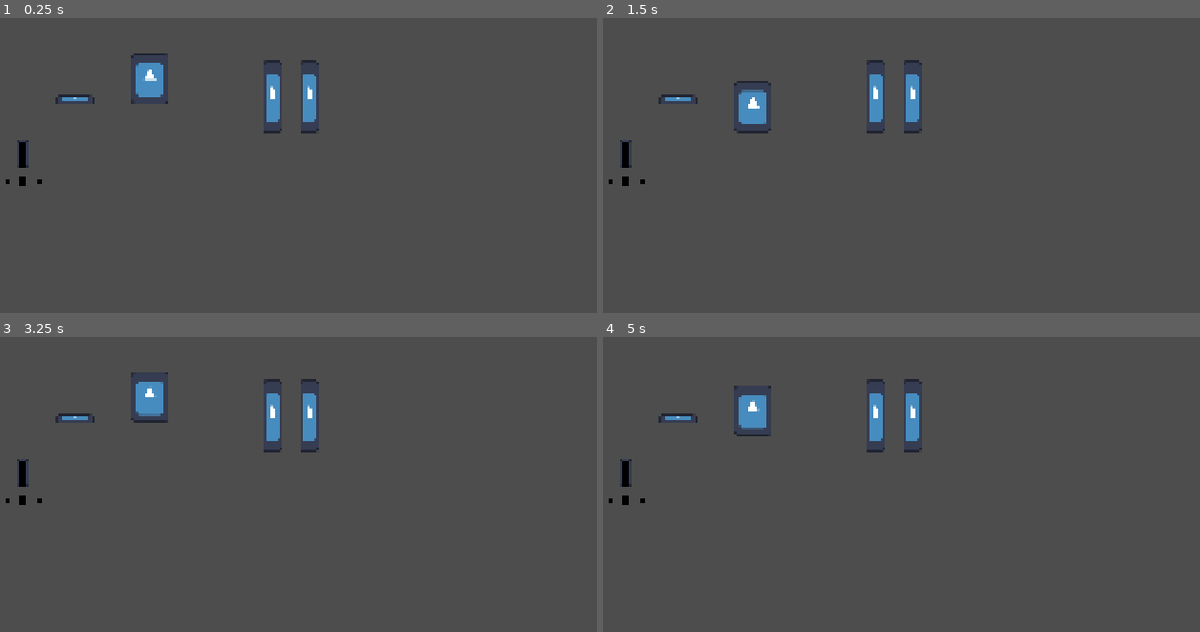
Above: before the commit, frames 1-4 (two rows, left to right).
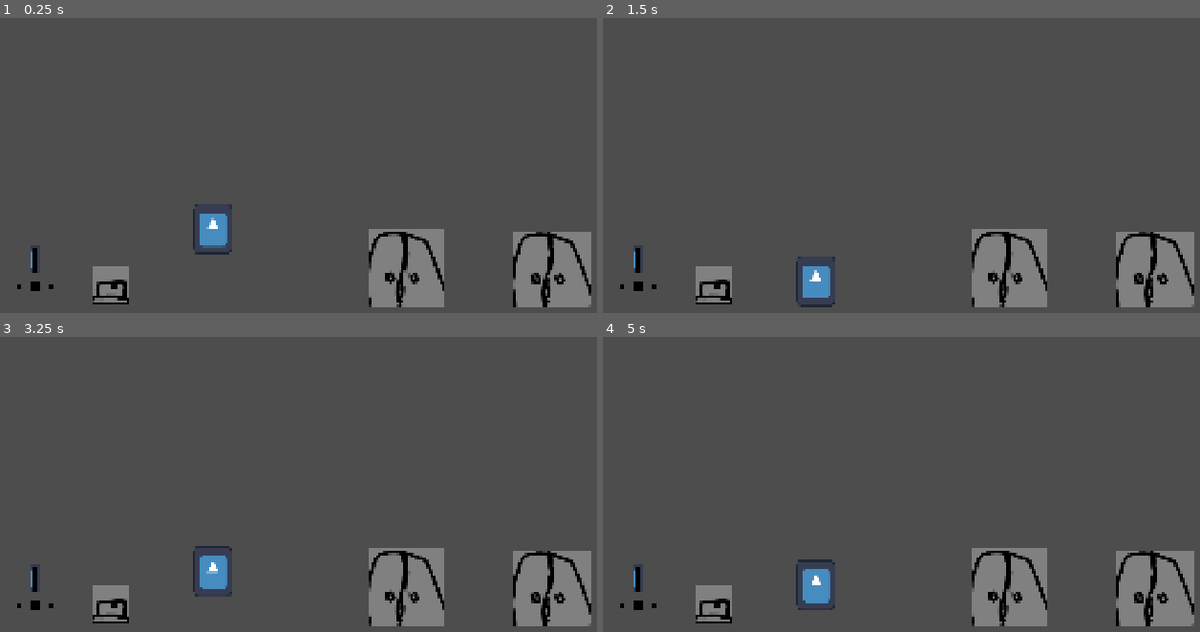
Above: after the commit, the same moments.

Repository: YhagoTomasini/Exlabers_Felpojam_026
Game: Godot game, scene res://Cenas/sala_de_testes.tscn
Two runs of this game, one before a commit and one after it. Both use one fixed random seed, a clock stepped at 60 frames per second and the inputs below. The engine's default icon, where the game draws it, is replaced by a stand-in: a white triangle on a blue panel in a dark square.
Inputs (mouse positions are in pixels of both pictures, inside the frame that each line leads up to):
- Up to frame 1 (0.25 s): no input
- Up to frame 2 (1.5 s): move the mouse to (1152, 130) at 0.52 s; hold E (UI_move_right) from 0.53 s (still down); click (1152, 130) at 0.6 s; tap Up (ui_up) at 0.77 s; move the mouse to (829, 174) at 1.27 s; right-click (829, 174) at 1.35 s
- Up to frame 3 (3.25 s): tap Up (ui_up) at 1.52, 3.02 s; move the mouse to (453, 375) at 2.02 s; release E (UI_move_right) at 2.03 s; hold Q (UI_move_left) 2.03-2.78 s; click (453, 375) at 2.1 s; tap Enter at 2.75 s; move the mouse to (340, 555) at 2.77 s; hold E (UI_move_right) from 2.78 s (still down); right-click (340, 555) at 2.85 s
- Up to frame 4 (5 s): move the mouse to (outside the picture) at 3.52 s; click (outside the picture) at 3.6 s; tap Up (ui_up) at 3.77, 4.52 s; move the mouse to (752, 404) at 4.27 s; release E (UI_move_right) at 4.28 s; hold Q (UI_move_left) from 4.28 s (still down); right-click (752, 404) at 4.35 s

The runs differ from the first frame. In frame 1, 9.8% of the frame differs, in the area x 0-100%, y 11-99%; in frame 2, 9.8%; in frame 3, 9.9%; in frame 4, 9.9%.

Commit message:
atualização botão e porta

Diff:
--- a/felpojams-dos-exlabers/Cenas/sala_de_testes.tscn
+++ b/felpojams-dos-exlabers/Cenas/sala_de_testes.tscn
@@ -12,51 +12,67 @@
 [ext_resource type="PackedScene" uid="uid://b8eao55q21qss" path="res://Prefabs/porta.tscn" id="10_eorjc"]
 
 [sub_resource type="RectangleShape2D" id="RectangleShape2D_67ekk"]
-size = Vector2(1184, 162.5)
+size = Vector2(1956, 162.5)
 
 [node name="Sala de testes" type="Node2D"]
 
 [node name="Carimbo2" parent="." instance=ExtResource("1_67ekk")]
 
 [node name="PersonagemPrincipal" parent="." instance=ExtResource("1_mlq5q")]
-position = Vector2(386, 289)
+position = Vector2(545, 666)
 
 [node name="StaticBody2D" type="StaticBody2D" parent="."]
 
 [node name="CollisionShape2D" type="CollisionShape2D" parent="StaticBody2D"]
-position = Vector2(570, 573)
+position = Vector2(966, 1011)
 shape = SubResource("RectangleShape2D_67ekk")
 
-[node name="UI_Tintas" parent="." instance=ExtResource("3_g2hjm")]
-
 [node name="FinalLvl2" parent="." instance=ExtResource("4_to47i")]
-position = Vector2(742, 452)
+position = Vector2(1184, 885)
 
 [node name="FinalLvl1" parent="." instance=ExtResource("5_ea0tj")]
-position = Vector2(625, 450)
+position = Vector2(840, 873)
 
 [node name="FinalLvl3" parent="." instance=ExtResource("6_o0ncy")]
-position = Vector2(835, 447)
+position = Vector2(1592, 863)
 
 [node name="TesteCommit" type="Node2D" parent="."]
 
 [node name="Morte" parent="." instance=ExtResource("7_ea0tj")]
-position = Vector2(1031, 458)
-
-[node name="Pause" parent="." instance=ExtResource("1_o0ncy")]
-offset_left = 386.0
-offset_top = 289.0
-offset_right = 386.0
-offset_bottom = 289.0
+position = Vector2(1820, 867)
 
 [node name="pressure_plate" parent="." node_paths=PackedStringArray("alvo_porta") instance=ExtResource("8_o0ncy")]
-position = Vector2(197, 409)
+position = Vector2(287, 877)
 alvo_porta = NodePath("../porta")
 
 [node name="porta" parent="." instance=ExtResource("10_eorjc")]
-position = Vector2(695, 403)
+position = Vector2(1032, 832)
 scale = Vector2(3, 3)
 
 [node name="porta2" parent="." instance=ExtResource("10_eorjc")]
-position = Vector2(787, 403.00003)
+position = Vector2(1398, 835)
 scale = Vector2(3, 3)
+
+[node name="Control" type="Control" parent="."]
+layout_mode = 3
+anchors_preset = 8
+anchor_left = 0.5
+anchor_top = 0.5
+anchor_right = 0.5
+anchor_bottom = 0.5
+grow_horizontal = 2
+grow_vertical = 2
+
+[node name="Pause" parent="Control" instance=ExtResource("1_o0ncy")]
+layout_mode = 1
+offset_left = 123.0
+offset_top = 175.0
+offset_right = 123.0
+offset_bottom = 175.0
+
+[node name="UI_Tintas" parent="Control" instance=ExtResource("3_g2hjm")]
+layout_mode = 1
+offset_left = 31.0
+offset_top = 265.0
+offset_right = 31.0
+offset_bottom = 265.0
--- a/felpojams-dos-exlabers/Codigos/pressure_plate.gd
+++ b/felpojams-dos-exlabers/Codigos/pressure_plate.gd
@@ -1,20 +1,42 @@
 extends Area2D
 var pressionado : bool = false
 @export var alvo_porta : Node2D
+@export var sprite : AnimatedSprite2D
 
 func _ready() -> void:
 	print(pressionado)
 
 
-func _on_body_entered(body: Node2D) -> void:
-	if body.name == "body_marcaY":
-		pressionado = true
-		desativar_colisao_porta(true)
-
 func desativar_colisao_porta(valor: bool):
 	if alvo_porta:
 		# Usamos o find_child para garantir que pegamos o nó de colisão correto
 		var colisao = alvo_porta.find_child("collision")
-		if colisao:
-			# Usar set_deferred é obrigatório se a colisão mudar durante um impacto
-			colisao.set_deferred("disabled", valor)
+		var portaAnim : AnimatedSprite2D = alvo_porta.find_child("sprite")
+
+		if valor:
+			if portaAnim:
+				portaAnim.play("aberta")
+			if colisao:
+				# Usar set_deferred é obrigatório se a colisão mudar durante um impacto
+				colisao.set_deferred("disabled", valor)
+
+		else:
+			if portaAnim:
+				portaAnim.play("default")
+			if colisao:
+				# Usar set_deferred é obrigatório se a colisão mudar durante um impacto
+				colisao.set_deferred("disabled", valor)
+
+
+func _on_body_entered(body: Node2D) -> void:
+	#if body.name == "body_marcaY":
+	pressionado = true
+	sprite.play("apertado")
+
+	desativar_colisao_porta(true)
+
+func _on_body_exited(body: Node2D) -> void:
+	pressionado = false
+	sprite.play("default")
+
+	desativar_colisao_porta(false)
--- /dev/null
+++ b/felpojams-dos-exlabers/Prefabs/porta.gd
@@ -0,0 +1,12 @@
+extends StaticBody2D
+
+@export var sprite : AnimatedSprite2D
+
+# Called when the node enters the scene tree for the first time.
+func _ready() -> void:
+	sprite.play("default")
+
+
+# Called every frame. 'delta' is the elapsed time since the previous frame.
+func _process(delta: float) -> void:
+	pass
--- a/felpojams-dos-exlabers/Prefabs/porta.tscn
+++ b/felpojams-dos-exlabers/Prefabs/porta.tscn
@@ -1,15 +1,38 @@
-[gd_scene load_steps=3 format=3 uid="uid://b8eao55q21qss"]
+[gd_scene load_steps=6 format=3 uid="uid://b8eao55q21qss"]
 
-[ext_resource type="Texture2D" uid="uid://c131j4cd1l0pp" path="res://icon.svg" id="1_ifau0"]
+[ext_resource type="Texture2D" uid="uid://bft7sfgdh1adl" path="res://Imagens/porta_teste2.png" id="1_8t5db"]
+[ext_resource type="Script" uid="uid://bi7vai4bqnnwo" path="res://Prefabs/porta.gd" id="1_pnrxh"]
+[ext_resource type="Texture2D" uid="uid://bohnbr0c6cea" path="res://Imagens/porta_teste.png" id="2_pnrxh"]
+
+[sub_resource type="SpriteFrames" id="SpriteFrames_k3mqw"]
+animations = [{
+"frames": [{
+"duration": 1.0,
+"texture": ExtResource("1_8t5db")
+}],
+"loop": true,
+"name": &"aberta",
+"speed": 5.0
+}, {
+"frames": [{
+"duration": 1.0,
+"texture": ExtResource("2_pnrxh")
+}],
+"loop": true,
+"name": &"default",
+"speed": 5.0
+}]
 
 [sub_resource type="RectangleShape2D" id="RectangleShape2D_8t5db"]
-size = Vector2(12, 55)
+size = Vector2(64, 64)
 
-[node name="porta" type="StaticBody2D"]
+[node name="porta" type="StaticBody2D" node_paths=PackedStringArray("sprite")]
+script = ExtResource("1_pnrxh")
+sprite = NodePath("sprite")
+
+[node name="sprite" type="AnimatedSprite2D" parent="."]
+scale = Vector2(0.5, 0.5)
+sprite_frames = SubResource("SpriteFrames_k3mqw")
 
 [node name="collision" type="CollisionShape2D" parent="."]
 shape = SubResource("RectangleShape2D_8t5db")
-
-[node name="sprite" type="Sprite2D" parent="."]
-scale = Vector2(0.119999826, 0.47999966)
-texture = ExtResource("1_ifau0")
--- a/felpojams-dos-exlabers/Prefabs/pressure_plate.tscn
+++ b/felpojams-dos-exlabers/Prefabs/pressure_plate.tscn
@@ -1,21 +1,43 @@
-[gd_scene load_steps=4 format=3 uid="uid://cl1s0ivmo0f7r"]
+[gd_scene load_steps=6 format=3 uid="uid://cl1s0ivmo0f7r"]
 
 [ext_resource type="Script" uid="uid://cjrb811xtnoje" path="res://Codigos/pressure_plate.gd" id="1_04a13"]
-[ext_resource type="Texture2D" uid="uid://c131j4cd1l0pp" path="res://icon.svg" id="1_q0t3o"]
+[ext_resource type="Texture2D" uid="uid://cplgt2gb3hrvy" path="res://Imagens/botao_teste2.png" id="2_x12h7"]
+[ext_resource type="Texture2D" uid="uid://d2m5fimh03jw2" path="res://Imagens/botao_teste.png" id="3_yj7bf"]
+
+[sub_resource type="SpriteFrames" id="SpriteFrames_aldta"]
+animations = [{
+"frames": [{
+"duration": 1.0,
+"texture": ExtResource("2_x12h7")
+}],
+"loop": true,
+"name": &"apertado",
+"speed": 5.0
+}, {
+"frames": [{
+"duration": 1.0,
+"texture": ExtResource("3_yj7bf")
+}],
+"loop": true,
+"name": &"default",
+"speed": 5.0
+}]
 
 [sub_resource type="RectangleShape2D" id="RectangleShape2D_c21w8"]
-size = Vector2(32, 7)
+size = Vector2(32, 25.666668)
 
-[node name="pressure_plate" type="Area2D"]
+[node name="pressure_plate" type="Area2D" node_paths=PackedStringArray("sprite")]
 scale = Vector2(3, 3)
 script = ExtResource("1_04a13")
+sprite = NodePath("sprite")
 
-[node name="sprite" type="Sprite2D" parent="."]
-scale = Vector2(-0.24673334, 0.05241455)
-texture = ExtResource("1_q0t3o")
+[node name="sprite" type="AnimatedSprite2D" parent="."]
+scale = Vector2(0.5, 0.5)
+sprite_frames = SubResource("SpriteFrames_aldta")
 
 [node name="collision" type="CollisionShape2D" parent="."]
-position = Vector2(0, -0.5)
+position = Vector2(0, 3.1666667)
 shape = SubResource("RectangleShape2D_c21w8")
 
 [connection signal="body_entered" from="." to="." method="_on_body_entered"]
+[connection signal="body_exited" from="." to="." method="_on_body_exited"]
Not shown: 1 places in felpojams-dos-exlabers/Cenas/sala_de_testes.tscn that only renumber resources
Binary file added: felpojams-dos-exlabers/Imagens/botao_teste.png
Not shown, added: felpojams-dos-exlabers/Imagens/botao_teste.png.import
Binary file added: felpojams-dos-exlabers/Imagens/botao_teste2.png
Not shown, added: felpojams-dos-exlabers/Imagens/botao_teste2.png.import
Binary file added: felpojams-dos-exlabers/Imagens/porta_teste.png
Not shown, added: felpojams-dos-exlabers/Imagens/porta_teste.png.import
Binary file added: felpojams-dos-exlabers/Imagens/porta_teste2.png
Not shown, added: felpojams-dos-exlabers/Imagens/porta_teste2.png.import
Not shown, added: felpojams-dos-exlabers/Prefabs/porta.gd.uid
